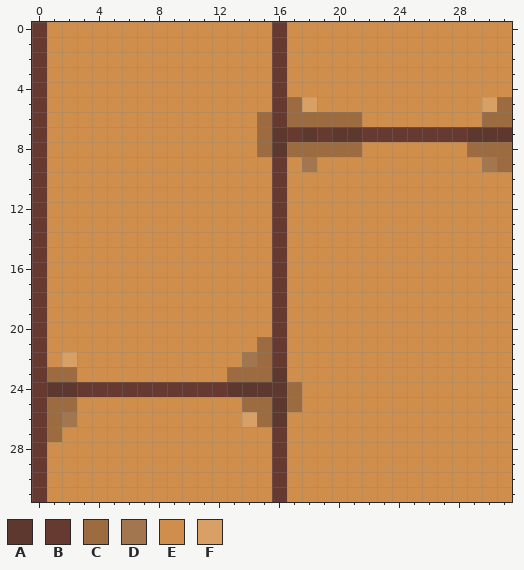
Two states of a pixel-art sprite, assets/tiles/floor_light_dirt.png. The picture above was drawn from the file before the commit.
The file is 32x32 pixels.
Palette (. is transparent): A #5c382f  B #663931  C #9c6c40  D #a2774f  E #cf8e4c  F #d9a066
Pixels before, first column x 0:
 0 BEEEEEEEEEEEEEEEBEEEEEEEEEEEEEEE
 1 BEEEEEEEEEEEEEEEBEEEEEEEEEEEEEEE
 2 BEEEEEEEEEEEEEEEBEEEEEEEEEEEEEEE
 3 BEEEEEEEEEEEEEEEBEEEEEEEEEEEEEEE
 4 BEEEEEEEEEEEEEEEBEEEEEEEEEEEEEEE
 5 BEEEEEEEEEEEEEEEBCFEEEEEEEEEEEFC
 6 BEEEEEEEEEEEEEECBCCCCCEEEEEEEECC
 7 BEEEEEEEEEEEEEECABABAABBBBBBBAAA
 8 BEEEEEEEEEEEEEECACCCCCEEEEEEECCC
 9 BEEEEEEEEEEEEEEEBEDEEEEEEEEEEEDC
10 BEEEEEEEEEEEEEEEBEEEEEEEEEEEEEEE
11 BEEEEEEEEEEEEEEEBEEEEEEEEEEEEEEE
12 BEEEEEEEEEEEEEEEBEEEEEEEEEEEEEEE
13 BEEEEEEEEEEEEEEEBEEEEEEEEEEEEEEE
14 BEEEEEEEEEEEEEEEBEEEEEEEEEEEEEEE
15 BEEEEEEEEEEEEEEEBEEEEEEEEEEEEEEE
16 BEEEEEEEEEEEEEEEBEEEEEEEEEEEEEEE
17 BEEEEEEEEEEEEEEEBEEEEEEEEEEEEEEE
18 BEEEEEEEEEEEEEEEBEEEEEEEEEEEEEEE
19 BEEEEEEEEEEEEEEEBEEEEEEEEEEEEEEE
20 BEEEEEEEEEEEEEEEBEEEEEEEEEEEEEEE
21 BEEEEEEEEEEEEEECBEEEEEEEEEEEEEEE
22 BEFEEEEEEEEEEEDCBEEEEEEEEEEEEEEE
23 BCCEEEEEEEEEECCCAEEEEEEEEEEEEEEE
24 BAABBBBBBBBBBAAAACEEEEEEEEEEEEEE
25 BCCEEEEEEEEEEECCACEEEEEEEEEEEEEE
26 BCDEEEEEEEEEEEFCAEEEEEEEEEEEEEEE
27 BCEEEEEEEEEEEEEEBEEEEEEEEEEEEEEE
28 BEEEEEEEEEEEEEEEBEEEEEEEEEEEEEEE
29 BEEEEEEEEEEEEEEEBEEEEEEEEEEEEEEE
30 BEEEEEEEEEEEEEEEBEEEEEEEEEEEEEEE
31 BEEEEEEEEEEEEEEEBEEEEEEEEEEEEEEE
Once edited:
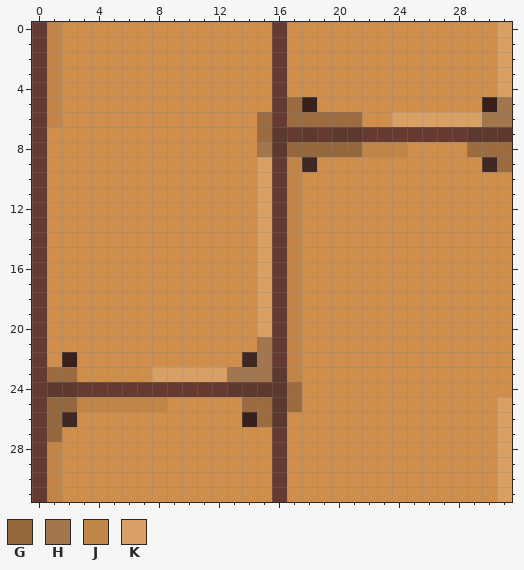
Colours new in this view: G #94673d  H #a2774f  J #c28548  K #d9a066
Difference:
colour D: #a2774f -> #3f2821
colour F: #d9a066 -> #38201b
Changed rows in their new state; - is a pixel that keeps its letter.
first column x 1:
 0 J-----------------------------K
 1 J-----------------------------K
 2 J-----------------------------K
 3 J-----------------------------K
 4 J-----------------------------K
 5 J-----------------------------H
 6 J----------------------KKKKKKHH
 8 --------------H-GGGGGJJJ-------
 9 --------------K-J--------------
10 --------------K-J--------------
11 --------------K-J--------------
12 --------------K-J--------------
13 --------------K-J--------------
14 --------------K-J--------------
15 --------------K-J--------------
16 --------------K-J--------------
17 --------------K-J--------------
18 --------------K-J--------------
19 --------------K-J--------------
20 --------------K-J--------------
21 --------------H-J--------------
22 --------------H-J--------------
23 -------KKKKKHHH-J--------------
25 GGJJJJJJ----------------------K
26 G-----------------------------K
27 G-----------------------------K
28 J-----------------------------K
29 J-----------------------------K
30 J-----------------------------K
31 J-----------------------------K
Changed places in both pictures, as pixel boxes (x1, y1, x2, y2):
changed: (47, 22, 512, 502)
